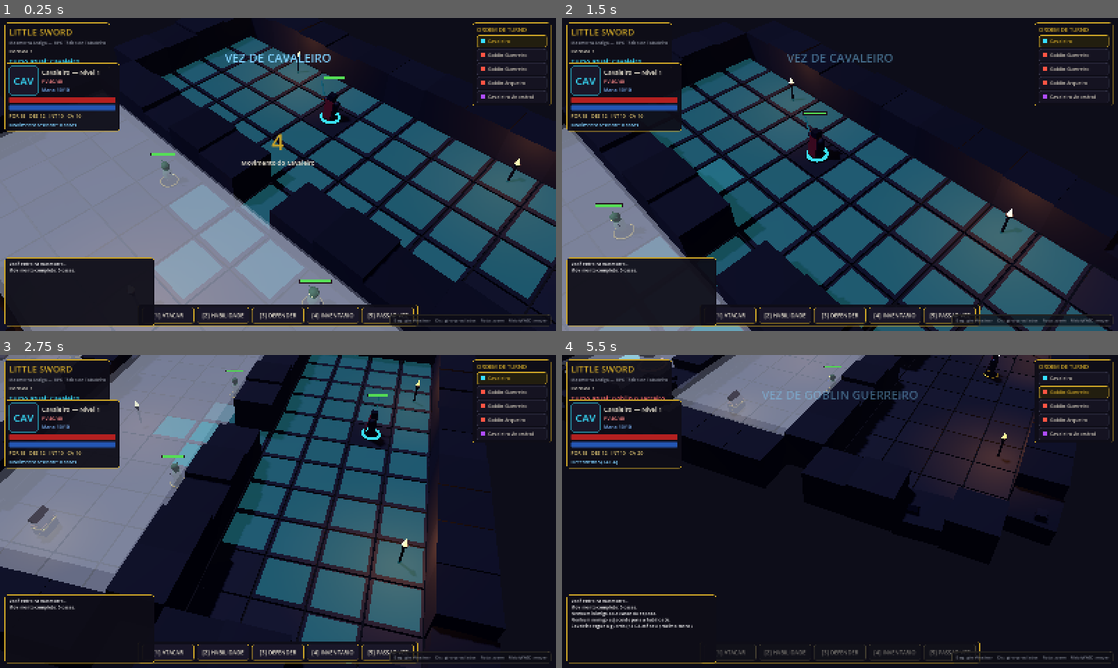
Above: before the commit, frames 1-4 (two rows, left to right).
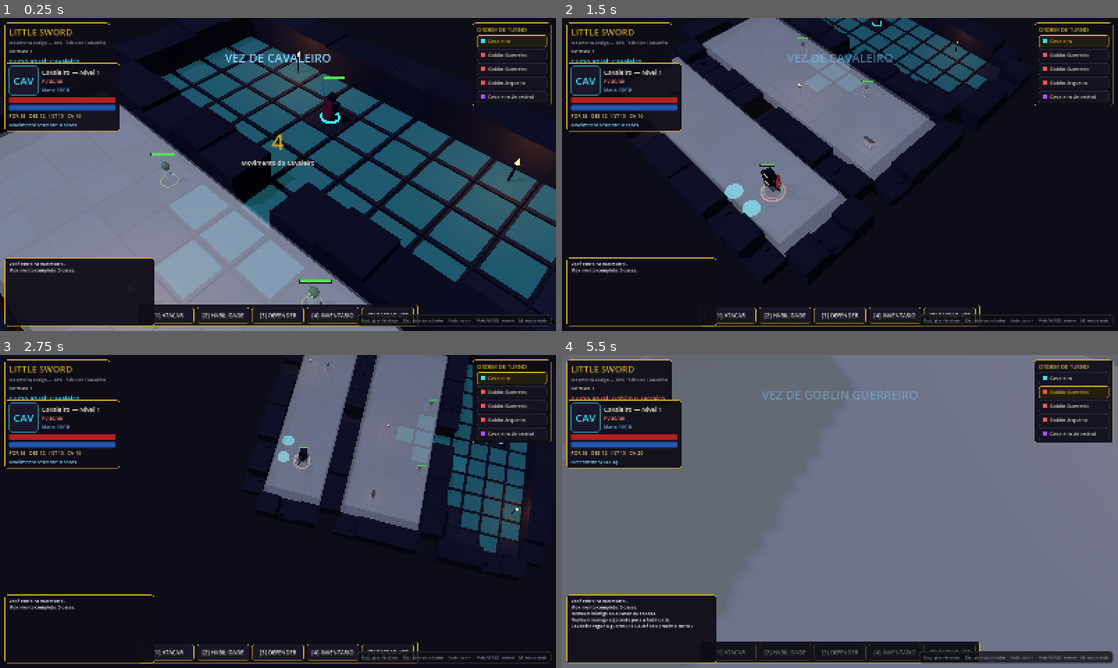
Above: after the commit, the same moments.

Repository: FalconiRod/Little-Sword
Game: Godot game, scene res://src/scenes/main.tscn
The game is run twice, just before and just after one commit, with the same random seed, the same clock (stepped at 60 frames per second) and the same inputs.
Inputs (mouse positions are in pixels of both pictures, inside the frame that each line leads up to):
- Up to frame 1 (0.25 s): no input
- Up to frame 2 (1.5 s): tap Enter at 0.5 s; move the mouse to (962, 158) at 0.52 s; hold D 0.53-1.28 s; tap M at 0.6, 1.35 s; click (962, 158) at 0.67 s; move the mouse to (728, 190) at 1.27 s; hold S from 1.28 s (still down); click (728, 190) at 1.42 s
- Up to frame 3 (2.75 s): move the mouse to (333, 442) at 2.02 s; release S at 2.03 s; hold D from 2.03 s (still down); hold Q from 2.03 s (still down); click (333, 442) at 2.17 s; tap M at 2.3 s
- Up to frame 4 (5.5 s): move the mouse to (812, 574) at 2.77 s; release D at 2.78 s; release Q at 2.78 s; hold W 2.78-3.53 s; tap E at 2.85 s; click (812, 574) at 2.92 s; tap M every 0.75 s from 3.05 to 5.3 s; move the mouse to (1006, 558) at 3.52 s; hold A 3.53-5.03 s; tap 1 at 3.6 s; click (1006, 558) at 3.67 s; move the mouse to (673, 464) at 4.27 s; tap 2 at 4.35 s; click (673, 464) at 4.42 s; move the mouse to (867, 511) at 5.02 s; hold S from 5.03 s (still down); tap 3 at 5.1 s; click (867, 511) at 5.17 s

The runs differ from the first frame. In frame 1, 0.2% of the frame differs, in the area x 64-98%, y 94-99%; in frame 2, 45%; in frame 3, 46%; in frame 4, 78%, in the area x 0-100%, y 0-100%.

Commit message:
v0.2.5: visao geral do mapa na tecla M + zoom estendido ate 46

Diff:
--- a/src/core/tactical_camera.gd
+++ b/src/core/tactical_camera.gd
@@ -27,7 +27,8 @@
 @export_group("Zoom")
 @export var zoom_step: float = 1.2
 @export var zoom_min: float = 4.0
-@export var zoom_max: float = 22.0
+## Distância máxima calculada para enquadrar o mapa inteiro de cima.
+@export var zoom_max: float = 46.0
 @export var zoom_smoothing: float = 6.0
 
 @export_group("Pan")
@@ -72,6 +73,14 @@
 var _is_panning_mmb: bool = false
 var _shake := 0.0
 var _auto_orbit := false
+
+# Modo "mapa todo" (tecla M): guarda o enquadramento anterior para voltar.
+var _overview := false
+var _saved_view := {
+	"pivot": Vector3.ZERO,
+	"pitch": 0.0,
+	"zoom": 0.0,
+}
 
 
 func setup(bounds: Rect2) -> void:
@@ -119,9 +128,14 @@
 			if event.pressed:
 				return
 		elif event.button_index == MOUSE_BUTTON_WHEEL_UP and event.pressed:
-			_zoom_target = clamp(_zoom_target - zoom_step, zoom_min, zoom_max)
+			var step := zoom_step * clampf(_zoom_current / 12.0, 1.0, 3.0)
+			_zoom_target = clamp(_zoom_target - step, zoom_min, zoom_max)
 		elif event.button_index == MOUSE_BUTTON_WHEEL_DOWN and event.pressed:
-			_zoom_target = clamp(_zoom_target + zoom_step, zoom_min, zoom_max)
+			var step := zoom_step * clampf(_zoom_current / 12.0, 1.0, 3.0)
+			_zoom_target = clamp(_zoom_target + step, zoom_min, zoom_max)
+	elif event is InputEventKey and event.pressed and not event.echo:
+		if event.keycode == KEY_M:
+			_toggle_overview()
 	elif event is InputEventMouseMotion:
 		if _is_orbiting:
 			_yaw_target -= event.relative.x * rotation_sensitivity * 0.01
@@ -190,6 +204,30 @@
 		set_focus(_follow_target.global_position)
 
 
+## Tecla M: enquadra a mesa inteira (topo, centrada) e volta ao modo anterior.
+## Tudo via ALVOS — a suavização existente faz a transição deslizar.
+func _toggle_overview() -> void:
+	if _overview:
+		_overview = false
+		_pan_target = _saved_view["pivot"]
+		_pitch_target = _saved_view["pitch"]
+		_zoom_target = clampf(_saved_view["zoom"], zoom_min, zoom_max)
+	else:
+		_overview = true
+		stop_follow()
+		_saved_view["pivot"] = _pan_target
+		_saved_view["pitch"] = _pitch_target
+		_saved_view["zoom"] = _zoom_target
+		var c := _pan_limits.get_center()
+		_pan_target = Vector3(c.x * BoardGrid.TILE, 0.0, c.y * BoardGrid.TILE)
+		var fit: float = maxf(
+			_pan_limits.size.x / 1.294,
+			_pan_limits.size.y / 0.731
+		) + 6.0
+		_pitch_target = deg_to_rad(72.0)
+		_zoom_target = clampf(fit, zoom_min, zoom_max)
+
+
 func stop_follow() -> void:
 	following = false
 
--- a/src/ui/hud.gd
+++ b/src/ui/hud.gd
@@ -309,7 +309,7 @@
 	p.offset_bottom = -14
 	p.mouse_filter = Control.MOUSE_FILTER_IGNORE
 	add_child(p)
-	var l := _label("Esq.: girar/inclinar    Dir.: girar pros lados    Roda: zoom    Meio/WASD: mover", 12, "8a8f9c", p)
+	var l := _label("Esq.: girar/inclinar    Dir.: girar pros lados    Roda: zoom    Meio/WASD: mover    M: mapa todo", 12, "8a8f9c", p)
 	l.mouse_filter = Control.MOUSE_FILTER_IGNORE
 
 func _build_inventory() -> void:
Not shown, changed: docs/CHANGELOG.md
